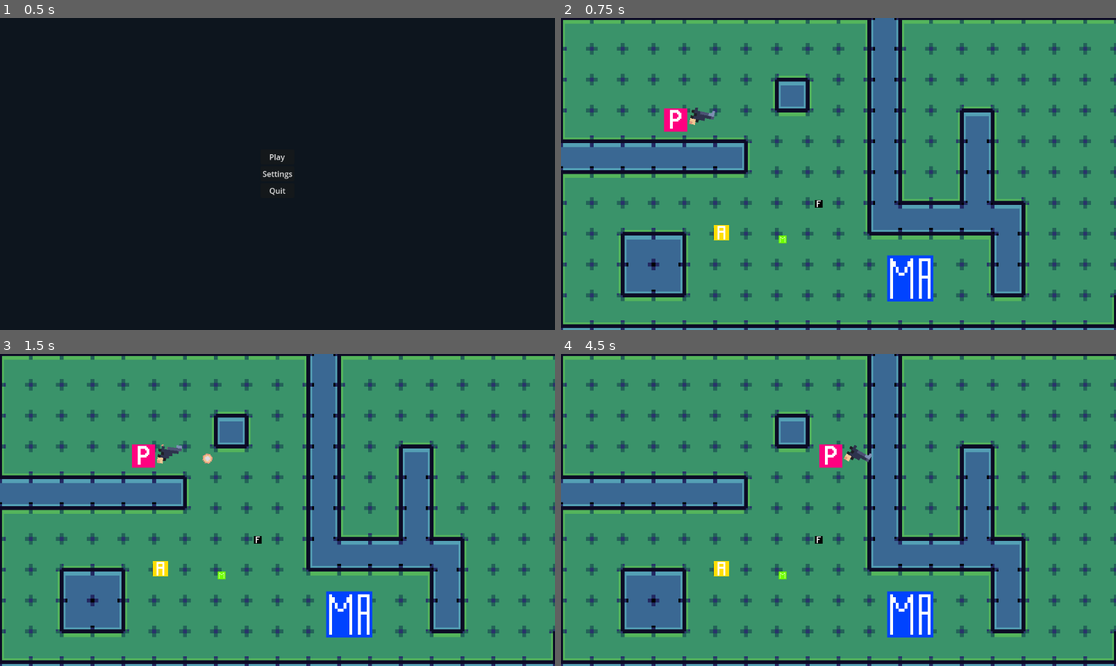
Above: before the commit, frames 1-4 (two rows, left to right).
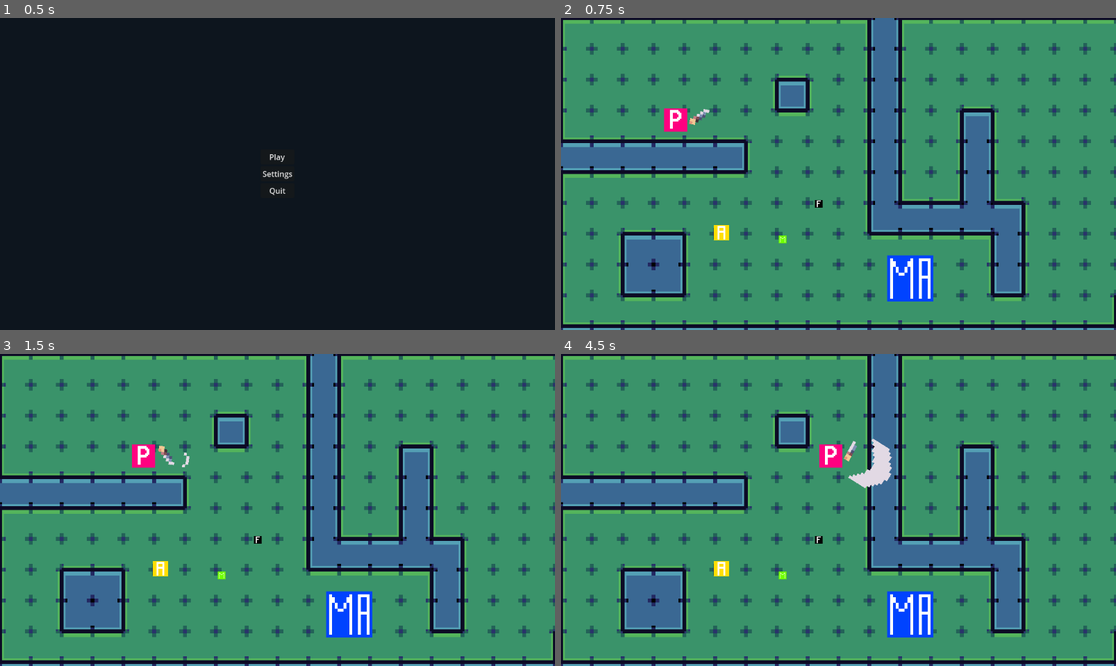
Above: after the commit, the same moments.

Repository: F3rnDev/BrackeysJam2025
Game: Godot game, scene res://Nodes/main_menu.tscn
The game is run twice, just before and just after one commit, with the same random seed, the same clock (stepped at 60 frames per second) and the same inputs.
Inputs (mouse positions are in pixels of both pictures, inside the frame that each line leads up to):
- Up to frame 1 (0.5 s): no input
- Up to frame 2 (0.75 s): click "Play" at 0.5 s
- Up to frame 3 (1.5 s): tap Enter at 1.25 s; move the mouse to (399, 494) at 1.27 s; press the mouse at (399, 494) at 1.28 s; hold D (Right) from 1.28 s (still down)
- Up to frame 4 (4.5 s): move the mouse to (727, 525) at 2.02 s; release D (Right) at 2.03 s; release the mouse at (727, 525) at 2.03 s; hold S (Down) 2.03-2.78 s; click (727, 525) at 2.1 s; move the mouse to (894, 441) at 2.77 s; press the mouse at (894, 441) at 2.78 s; hold D (Right) 2.78-3.53 s; move the mouse to (810, 572) at 3.52 s; release the mouse at (810, 572) at 3.53 s; hold W (Up) 3.53-4.28 s; click (810, 572) at 3.6 s; move the mouse to (1005, 556) at 4.27 s; press the mouse at (1005, 556) at 4.28 s; hold A (Left) from 4.28 s (still down)

Frame 1 is identical in both runs. In frame 2, 0.1% of the frame differs, in the area x 23-28%, y 28-34%; in frame 3, 0.2%; in frame 4, 0.7%, in the area x 51-60%, y 27-43%.

Commit message:
Setting knife as default

Diff:
--- a/Nodes/GameAssets/weapon.tscn
+++ b/Nodes/GameAssets/weapon.tscn
@@ -2,7 +2,7 @@
 
 [ext_resource type="SpriteFrames" uid="uid://bgswoj6vthq86" path="res://Assets/SpriteFrames/Weapons/Knife.tres" id="1_w6ls5"]
 [ext_resource type="Script" uid="uid://d0e7tvfsldtnc" path="res://Scripts/weapon.gd" id="2_jt064"]
-[ext_resource type="Resource" uid="uid://f1cohsjfmu8h" path="res://Assets/Resources/Weapons/pistol.tres" id="3_86ec6"]
+[ext_resource type="Resource" uid="uid://kxihilp4he7m" path="res://Assets/Resources/Weapons/knife.tres" id="3_w6ls5"]
 
 [sub_resource type="RectangleShape2D" id="RectangleShape2D_jt064"]
 size = Vector2(6, 5.33333)
@@ -12,7 +12,7 @@
 sprite_frames = ExtResource("1_w6ls5")
 offset = Vector2(3, -2)
 script = ExtResource("2_jt064")
-data = ExtResource("3_86ec6")
+data = ExtResource("3_w6ls5")
 
 [node name="ShootPos" type="Marker2D" parent="."]
 position = Vector2(6, -1.83333)
